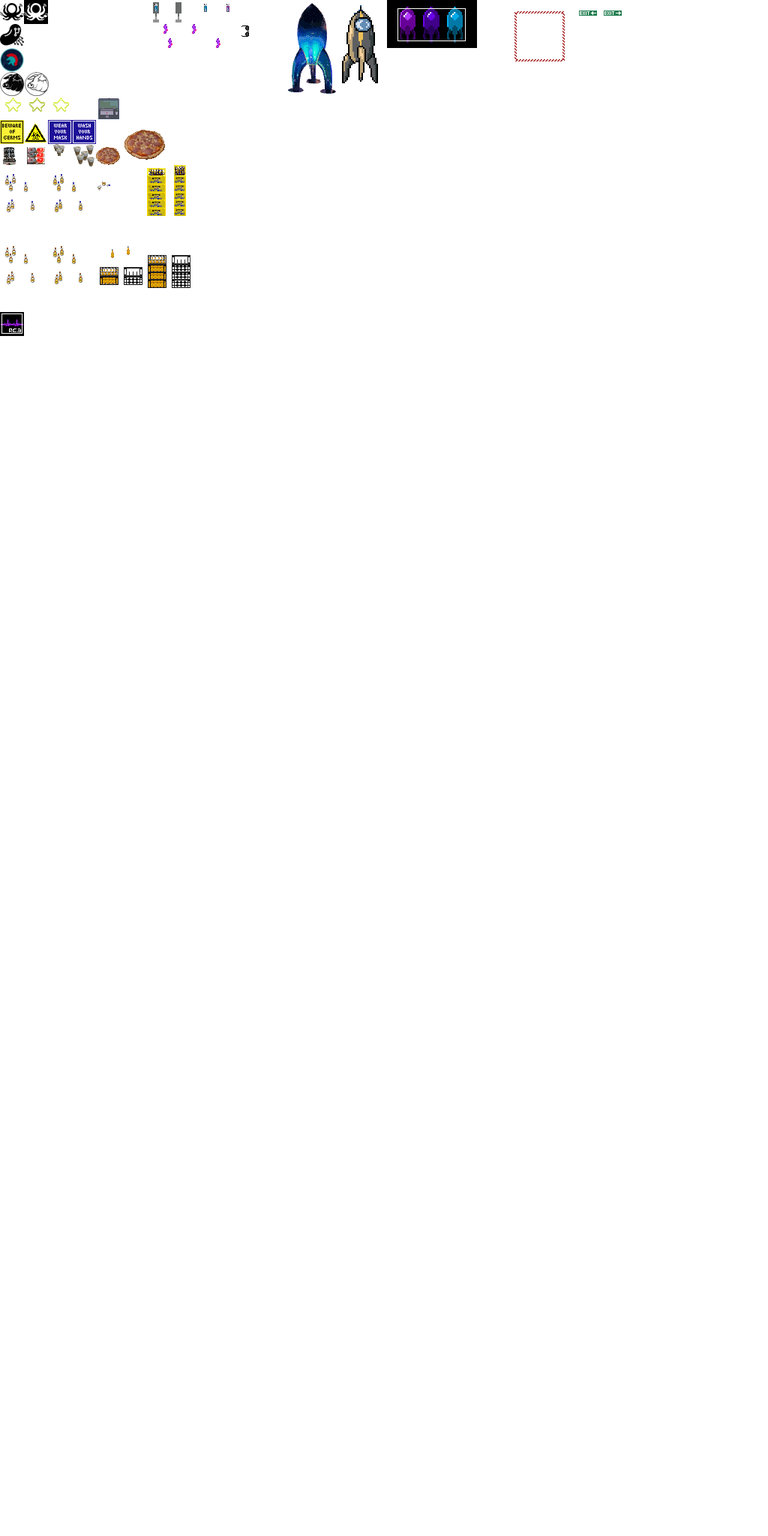
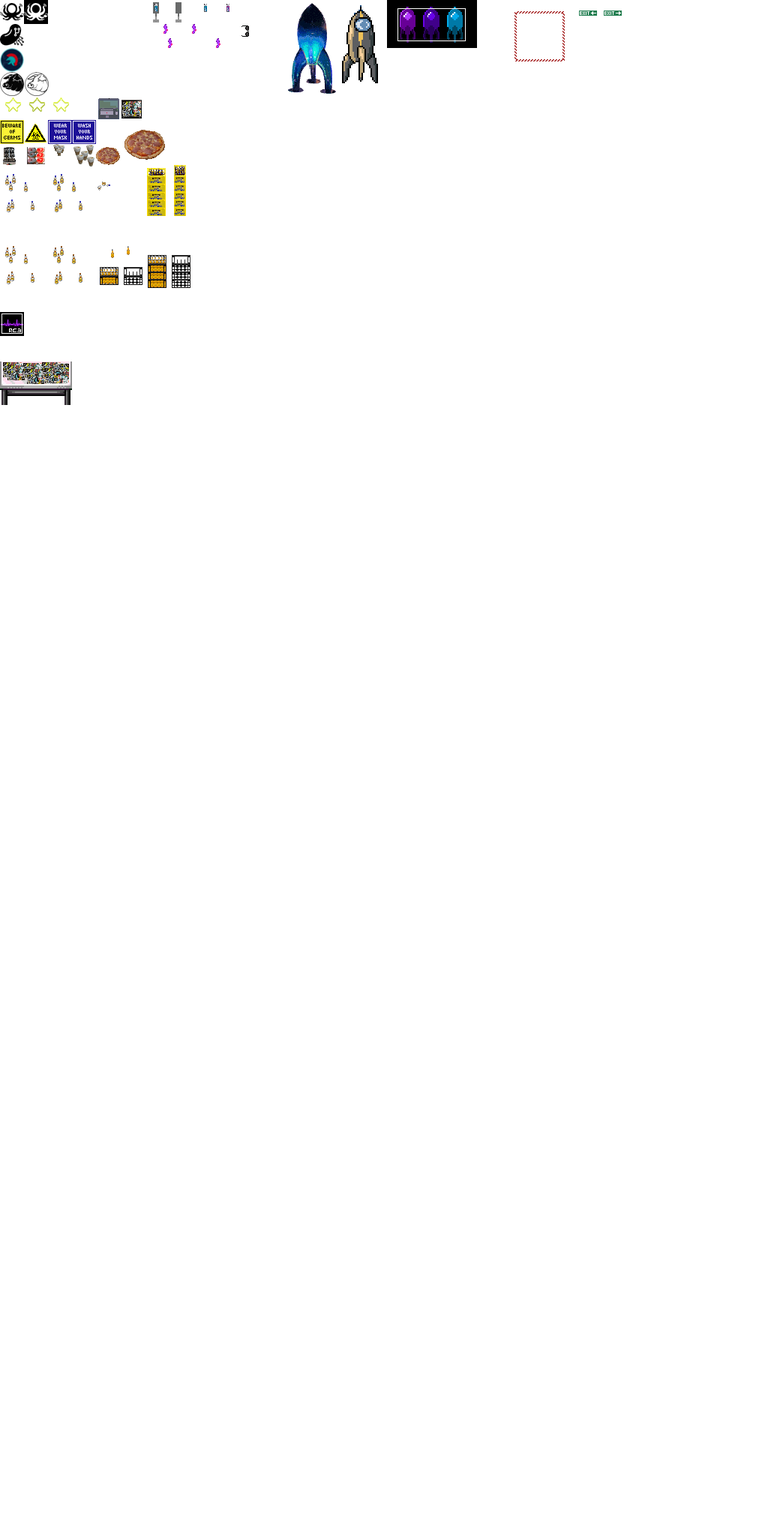
Layered file, before and after one edit (w=768, h=1536). Changes by layer:
added layer "sticker_table.kra" above "latop_sticker_32x32.kra" over [0, 361, 72, 405]
added layer "latop_sticker_32x32.kra" above "emergency_exit_right_32x32.kra" over [121, 99, 142, 119]
